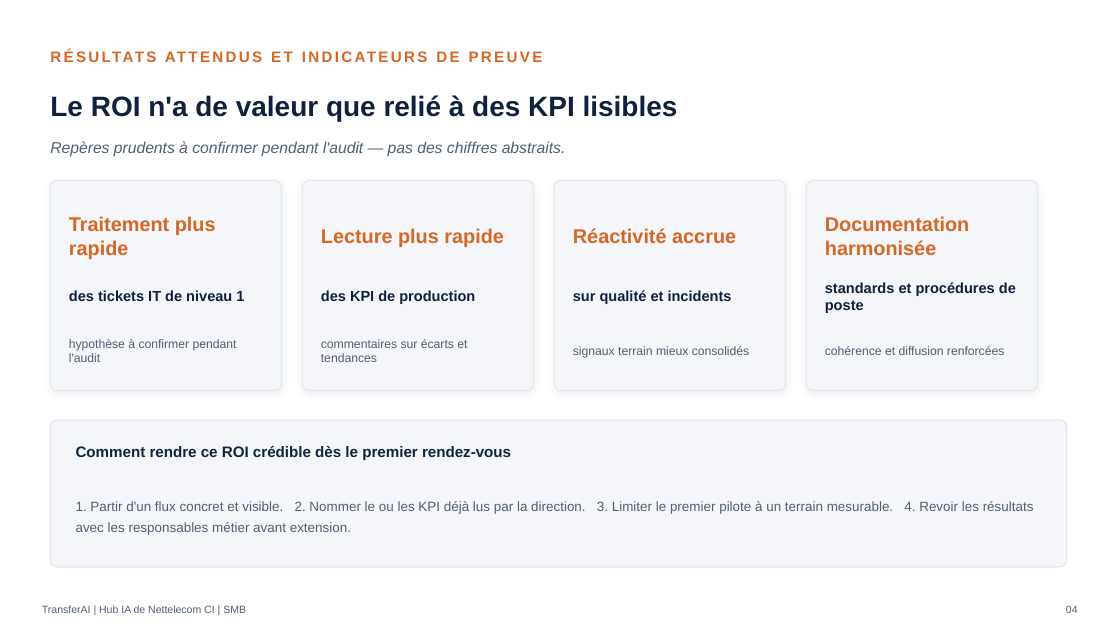
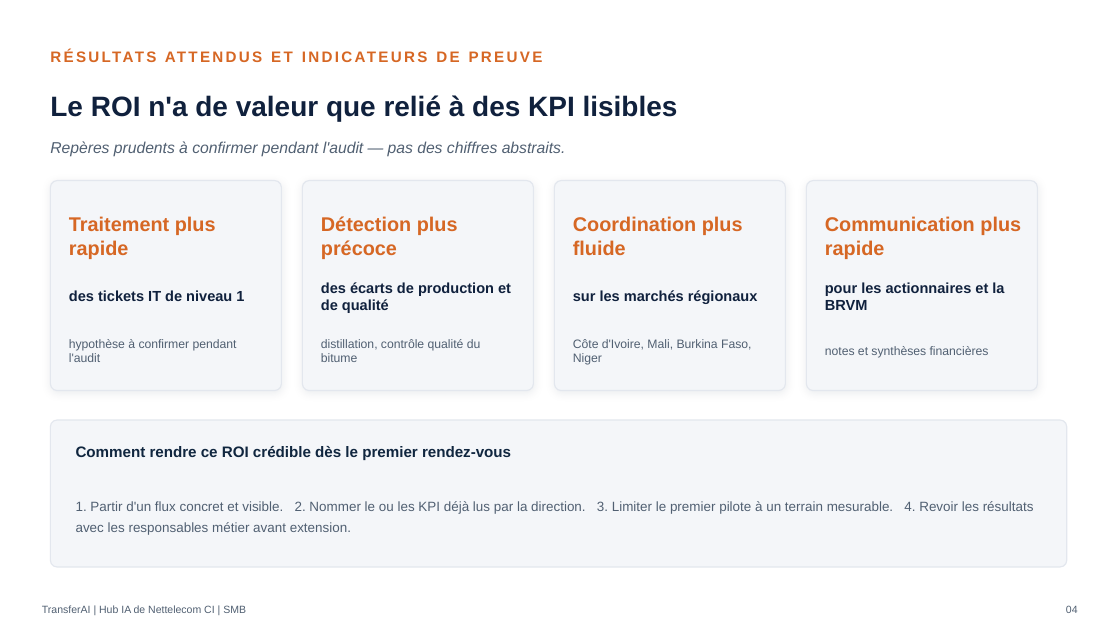
Before and after one commit to mayoro1972/connect-ia-bloom, a slide deck: slide 4 of docs/transferai-prospection/packs-entreprises-cibles-2026-07/SMB/Deck_SMB_2026-07-07.pptx. Drawn at 1120x630 pixels with LibreOffice and Linux fonts; fonts in the diff are those of the drawing. Boxes give left, top, right and bottom in pixels: in the first picture for what was removed or moved away, otherwise in the second. Text is boxed around its words. In the diff, an @@ line names an element or a change of style, - is before the commit and + after.

```diff
--- a/docs/transferai-prospection/packs-entreprises-cibles-2026-07/SMB/Deck_SMB_2026-07-07.pptx
+++ b/docs/transferai-prospection/packs-entreprises-cibles-2026-07/SMB/Deck_SMB_2026-07-07.pptx
@@ text at [321,216,458,259]: text changed @@
-Lecture plus rapide
+Détection plus précoce
@@ text at [573,216,743,255]: text changed @@
-Réactivité accrue
+Coordination plus fluide
@@ text at [825,216,1021,259]: text changed @@
-Documentation harmonisée
+Communication plus rapide
@@ text at [321,282,511,313]: text changed @@
-des KPI de production
+des écarts de production et de qualité
@@ text at [573,290,758,304]: text changed @@
-sur qualité et incidents
+sur les marchés régionaux
@@ text at [825,282,1004,310]: text changed @@
-standards et procédures de poste
+pour les actionnaires et la BRVM
@@ text at [321,339,481,362]: text changed @@
-commentaires sur écarts et tendances
+distillation, contrôle qualité du bitume
@@ text at [573,339,751,365]: text changed @@
-signaux terrain mieux consolidés
+Côte d'Ivoire, Mali, Burkina Faso, Niger
@@ text at [825,346,989,358]: text changed @@
-cohérence et diffusion renforcées
+notes et synthèses financières
```
Also in this commit, not shown: 9 other slides changed, 31 other files.
